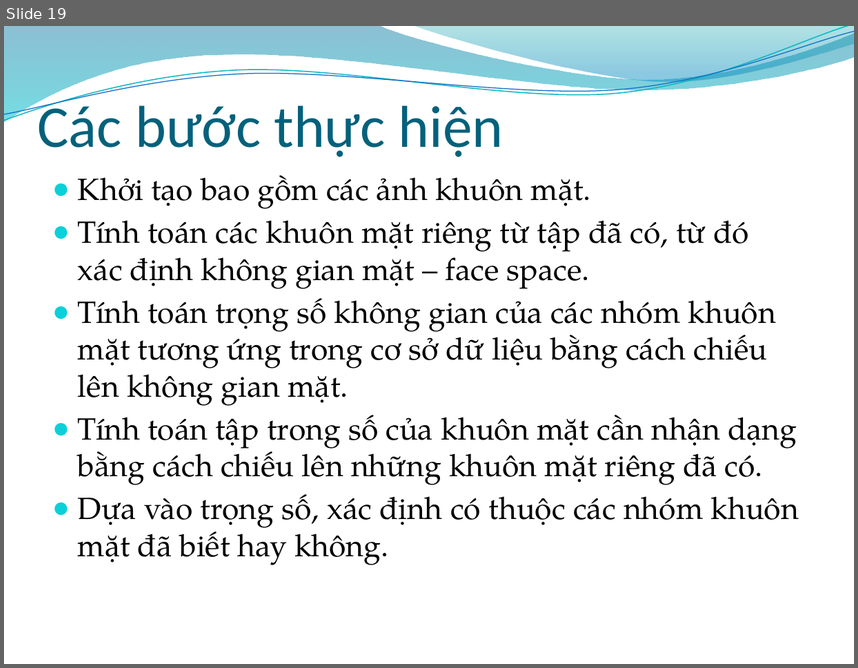
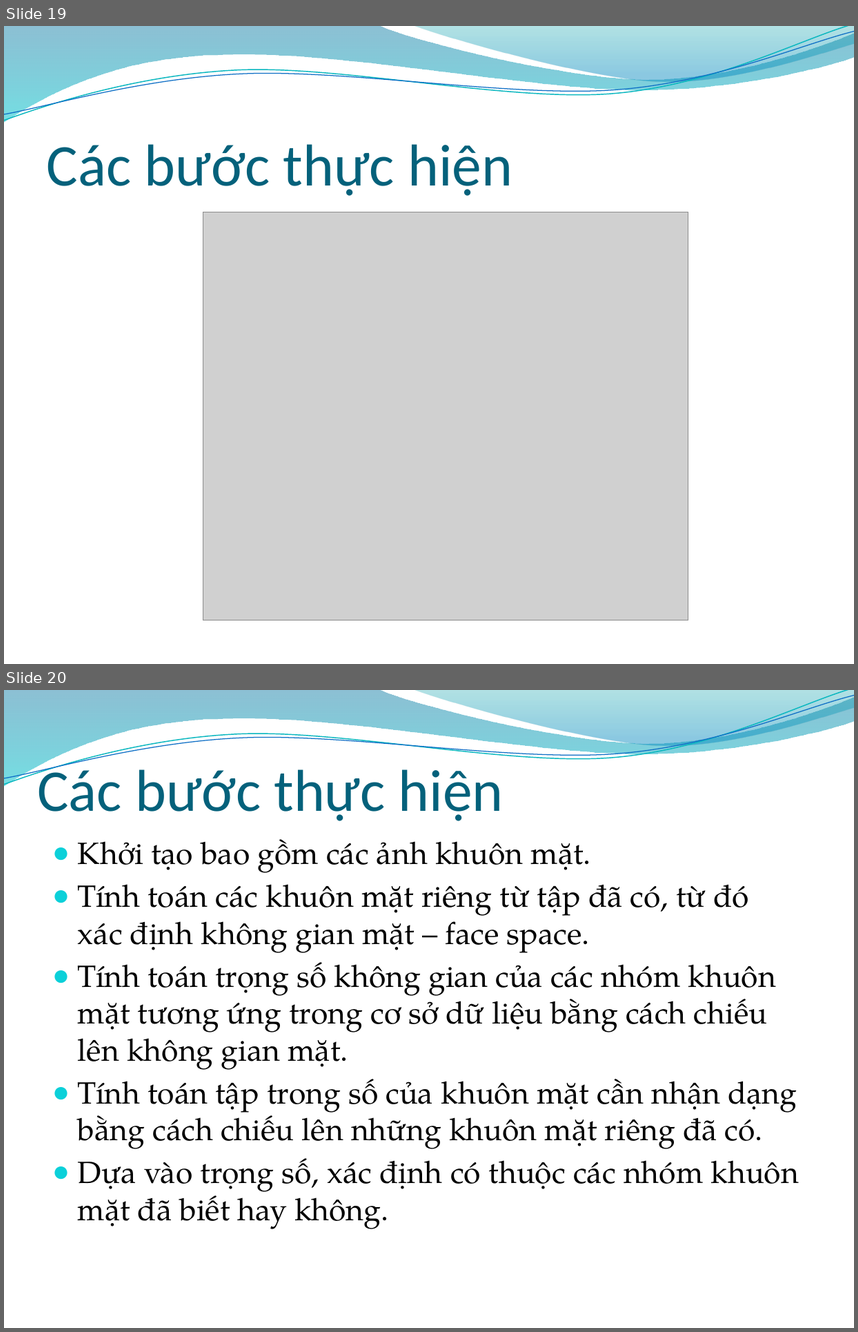
Before and after one commit to phucnh/bk-20102-assignment, a slide deck: Xu li anh/XLA_36_Biometric_Slide.pptx. Shown one above the other, each under a label of ours: slide 19 before the commit, slides 19 and 20 after it. The pictures are 858x668 and 858x1332 pixels, drawn with LibreOffice and Linux fonts; fonts in the diff are those of the drawing; grey boxes stand for pictures; background and template pictures are left out. Boxes give left, top, right and bottom in pixels: in the first picture for what was removed or moved away, otherwise in the second. Text is boxed around its words. In the diff, an @@ line names an element or a change of style, - is before the commit and + after.

```diff
--- a/Xu li anh/XLA_36_Biometric_Slide.pptx
+++ b/Xu li anh/XLA_36_Biometric_Slide.pptx
@@ slide 19 added at box(4, 26, 854, 664), background picture (left out); not listed: 4 template elements that a slide beside it also shows @@
@@ title added at box(47, 144, 513, 196), 50 pt, text #04617B @@
+Các bước thực hiện
@@ picture added at box(203, 212, 688, 620) @@
@@ what was slide 19 is now slide 20 @@
```
Also in this commit, not shown: 4 slides changed, 2 other slides added, 1 slide removed, 1 other file.
